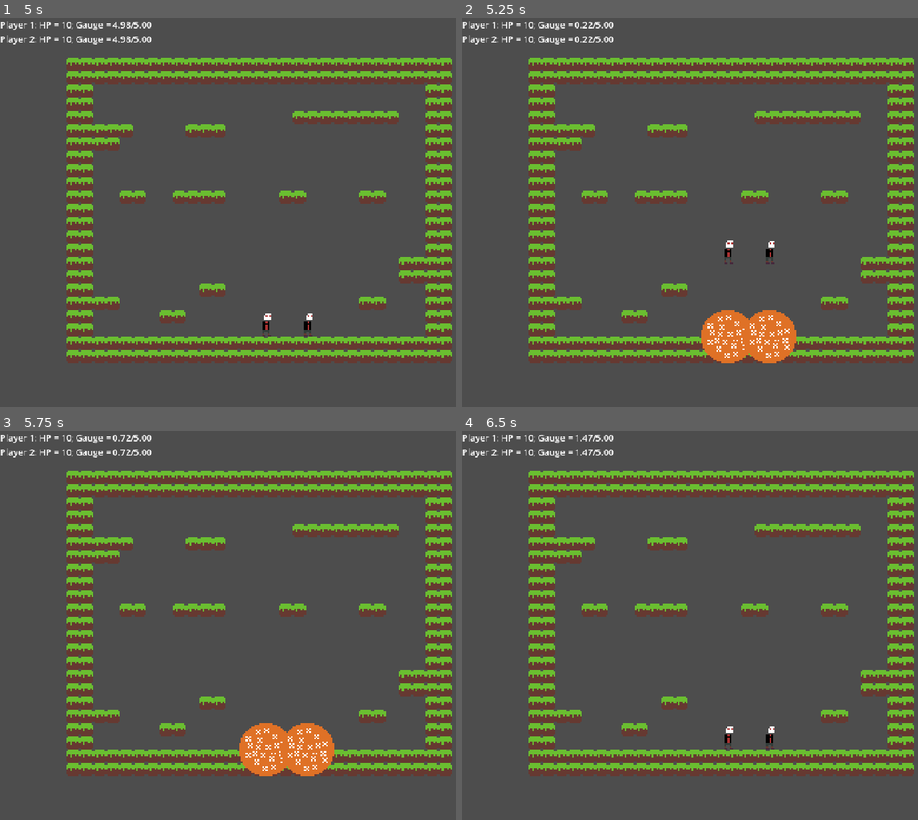
Above: before the commit, frames 1-4 (two rows, left to right).
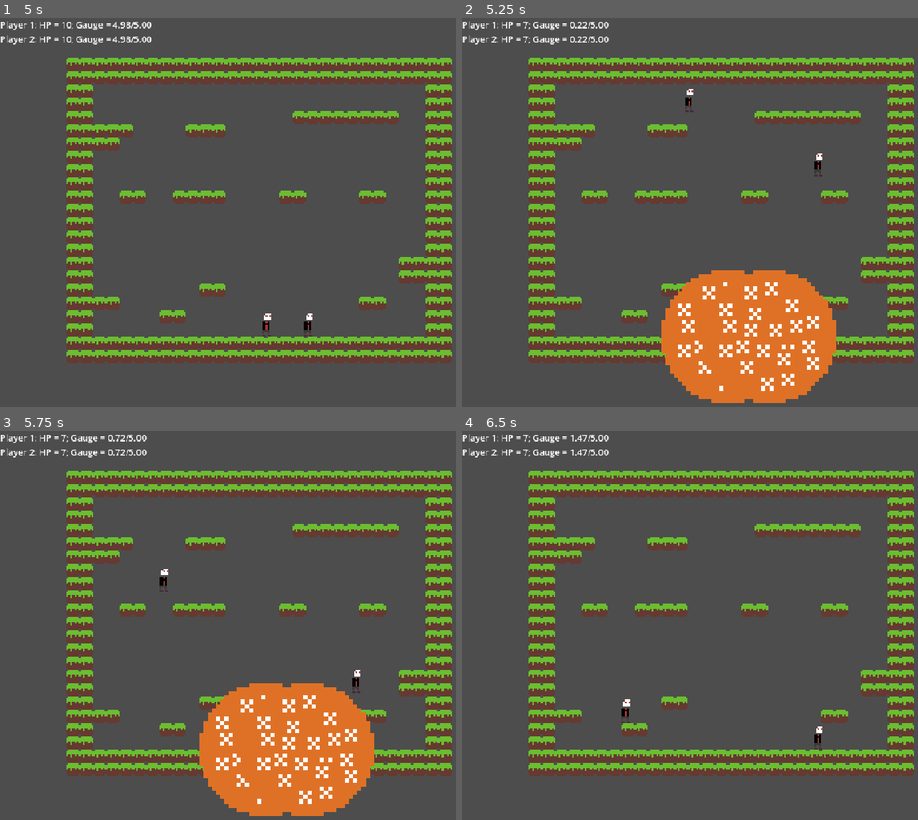
Above: after the commit, the same moments.

Repository: grandeisa/livre-2026
Game: Godot game, scene res://scenes/test_level.tscn
Same seed, same stepped clock (60 frames per second), same inputs: the game is played once before the commit and once after it.
Inputs:
- Up to frame 1 (5 s): no input
- Up to frame 2 (5.25 s): no input
- Up to frame 3 (5.75 s): no input
- Up to frame 4 (6.5 s): no input

Frame 1 is identical in both runs. In frame 2, 9.9% of the frame differs, in the area x 13-83%, y 1-99%; in frame 3, 9.7%; in frame 4, 0.7%.

Commit message:
Fix knockback damage assignment

Diff:
--- a/src/project.godot
+++ b/src/project.godot
@@ -61,16 +61,6 @@
 "events": [Object(InputEventKey,"resource_local_to_scene":false,"resource_name":"","device":-1,"window_id":0,"alt_press …(191 unchanged characters)…
 ]
 }
-p_attack@kb={
-"deadzone": 0.2,
-"events": [Object(InputEventKey,"resource_local_to_scene":false,"resource_name":"","device":-1,"window_id":0,"alt_pressed":false,"shift_pressed":false,"ctrl_pressed":false,"meta_pressed":false,"pressed":false,"keycode":0,"physical_keycode":86,"key_label":0,"unicode":118,"location":0,"echo":false,"script":null)
-]
-}
-p_knockback@kb={
-"deadzone": 0.2,
-"events": [Object(InputEventKey,"resource_local_to_scene":false,"resource_name":"","device":-1,"window_id":0,"alt_pressed":false,"shift_pressed":false,"ctrl_pressed":false,"meta_pressed":false,"pressed":false,"keycode":0,"physical_keycode":90,"key_label":0,"unicode":122,"location":0,"echo":false,"script":null)
-]
-}
 p_left@joy-all={
 "deadzone": 0.2,
 "events": [Object(InputEventJoypadButton,"resource_local_to_scene":false,"resource_name":"","device":-1,"button_index":13,"pressure":0.0,"pressed":true,"script":null)
@@ -105,16 +95,6 @@
 "events": [Object(InputEventJoypadButton,"resource_local_to_scene":false,"resource_name":"","device":-1,"button_index":2,"pressure":0.0,"pressed":true,"script":null)
 ]
 }
-p_attack@joy-all={
-"deadzone": 0.2,
-"events": [Object(InputEventJoypadButton,"resource_local_to_scene":false,"resource_name":"","device":-1,"button_index":1,"pressure":0.0,"pressed":true,"script":null)
-]
-}
-p_knockback@joy-all={
-"deadzone": 0.2,
-"events": [Object(InputEventJoypadButton,"resource_local_to_scene":false,"resource_name":"","device":-1,"button_index":3,"pressure":0.0,"pressed":true,"script":null)
-]
-}
 p_reset@all={
 "deadzone": 0.2,
 "events": [Object(InputEventKey,"resource_local_to_scene":false,"resource_name":"","device":-1,"window_id":0,"alt_press …(192 unchanged characters)…
--- a/src/scenes/player.tscn
+++ b/src/scenes/player.tscn
@@ -16,10 +16,11 @@
 [sub_resource type="RectangleShape2D" id="RectangleShape2D_7r5hg"]
 size = Vector2(32, 12)
 
-[node name="Player" type="CharacterBody2D" unique_id=1457206436 node_paths=PackedStringArray("heal_hitbox", "foot")]
+[node name="Player" type="CharacterBody2D" unique_id=1457206436 node_paths=PackedStringArray("heal_hitbox", "foot", "aim_origin")]
 script = ExtResource("1_tuyoq")
 heal_hitbox = NodePath("AimOrigin/Heal-Hitbox")
 foot = NodePath("Foot")
+aim_origin = NodePath("AimOrigin")
 
 [node name="CollisionShape2D" type="CollisionShape2D" parent="." unique_id=1874220503]
 position = Vector2(0, 1)
--- a/src/scenes/test_level.tscn
+++ b/src/scenes/test_level.tscn
@@ -39,5 +39,5 @@
 
 [node name="Player2" parent="." unique_id=869757558 instance=ExtResource("3_j6w7d")]
 position = Vector2(25, 1)
-device = 0
+device = 1
 id = 1
--- a/src/scripts/explosion.gd
+++ b/src/scripts/explosion.gd
@@ -4,7 +4,7 @@
 var damage: int = 1
 var player_id: int = -1
 var duration: float = 1.0
-var force: float = 250.0
+var force: float = 120.0
 
 func _ready() -> void:
 	await get_tree().create_timer(duration).timeout
--- a/src/scripts/player-states/jump.gd
+++ b/src/scripts/player-states/jump.gd
@@ -9,14 +9,24 @@
 
 
 func _enter_state() -> void:
-	player.velocity.y = player.JUMP_VELOCITY
 
 	var explosion = Player.explosion_packed.instantiate()
+	var gauge_fill = min(player.time_without_atk, player.MAX_TIME_WITHOUT_ATK) \
+		/ player.MAX_TIME_WITHOUT_ATK
+
+	if gauge_fill == 1.0: gauge_fill += 1.0
+	gauge_fill += 0.5
+	player.velocity.y = player.JUMP_VELOCITY * (gauge_fill + 0.15)
 
 	explosion.player_id = player.id
 	explosion.damage = player.current_damage
 	explosion.global_position = player.foot.global_position
+
+	explosion.scale *= gauge_fill
+	explosion.force *= gauge_fill
 	player.add_sibling(explosion)
+
+	player.time_without_atk = 0.0
 
 func _physics_update_state(delta: float) -> void:
 	if MultiInput.is_action_just_released("p_jump", player.device):
--- a/src/scripts/player-states/knockback.gd
+++ b/src/scripts/player-states/knockback.gd
@@ -10,21 +10,27 @@
 var direction: Vector2 = Vector2.ONE
 var timer: Timer
 
+signal updated
+
 func _ready() -> void:
 	player.got_knockback.connect(_on_knockback)
 
+
+
+func _enter_state() -> void:
+	await updated
+	player.velocity += direction * force
 	if not timer:
 		timer = Timer.new()
 		timer.timeout.connect(_on_timer_timeout)
 		add_child(timer)
 	timer.start(duration)
 
-func _enter_state() -> void:
-	player.velocity += direction * force
 
 func _on_knockback(k_direction: Vector2, k_force: float) -> void:
 	direction = k_direction
 	force = k_force
+	updated.emit()
 
 func _on_timer_timeout() -> void:
 	player.invincible = false
--- a/src/scripts/player-states/move.gd
+++ b/src/scripts/player-states/move.gd
@@ -14,7 +14,6 @@
 	if (MultiInput.is_action_just_pressed("p_jump", player.device) and \
 		player.time_without_atk >= Player.MIN_TIME_FOR_ATK) \
 		or player.time_without_atk > Player.MAX_TIME_WITHOUT_ATK:
-		player.time_without_atk = 0.0
 		start_transition("jump")
 
 	player.handle_horizontal_movement(delta)
--- a/src/scripts/player.gd
+++ b/src/scripts/player.gd
@@ -19,6 +19,7 @@
 @onready var sprite:Sprite2D = $Sprite2D
 @export var heal_hitbox: Area2D
 @export var foot: Node2D
+@export var aim_origin: Node2D
 #endregion
 
 #region input
@@ -39,7 +40,7 @@
 var invincible: bool = false
 
 var heal_amount: int = 2
-var heal_knockback_force: float = 300.0
+var heal_knockback_force: float = 500.0
 var heal_cooldown: float = 0.6
 
 signal got_knockback(direction: Vector2, force: float)
@@ -51,13 +52,18 @@
 func _physics_process(delta: float) -> void:
 	if input_direction.x:
 		sprite.flip_h = input_direction.x < 0
-		heal_hitbox.position.x = abs(heal_hitbox.position.x) * (1 if input_direction.x > 0 else -1)
+		#heal_hitbox.position.x = abs(heal_hitbox.position.x) * (1 if input_direction.x > 0 else -1)
+
 
 	if not is_on_floor():
 		velocity += current_gravity * delta
 	move_and_slide()
 
 	if can_heal and MultiInput.is_action_just_pressed("p_heal", device):
+		if input_direction:
+			aim_origin.rotation = input_direction.angle()
+		else:
+			aim_origin.rotation = PI if sprite.flip_h else 0.0
 		heal_hitbox.activate()
 
 func handle_horizontal_movement(delta: float) -> void:
